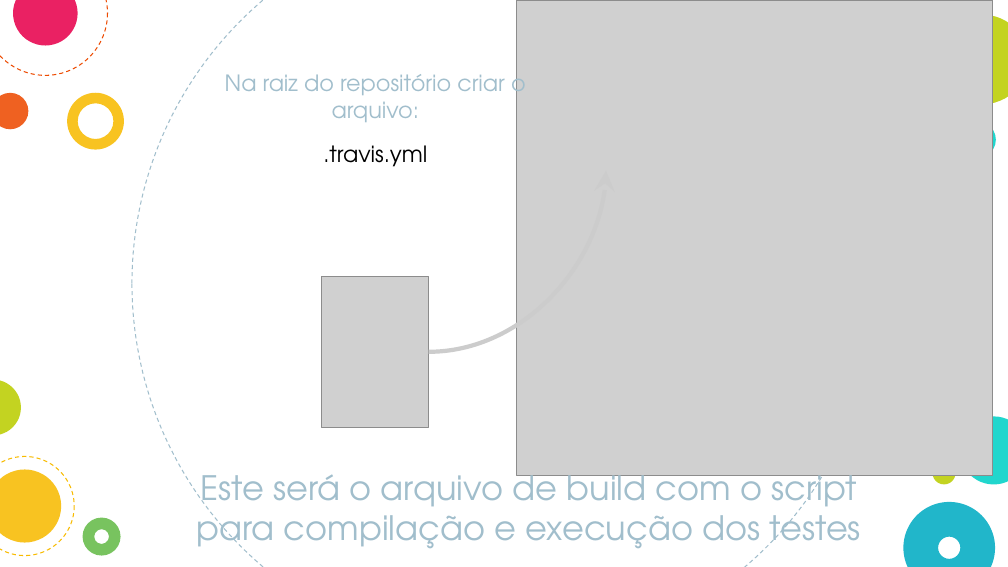
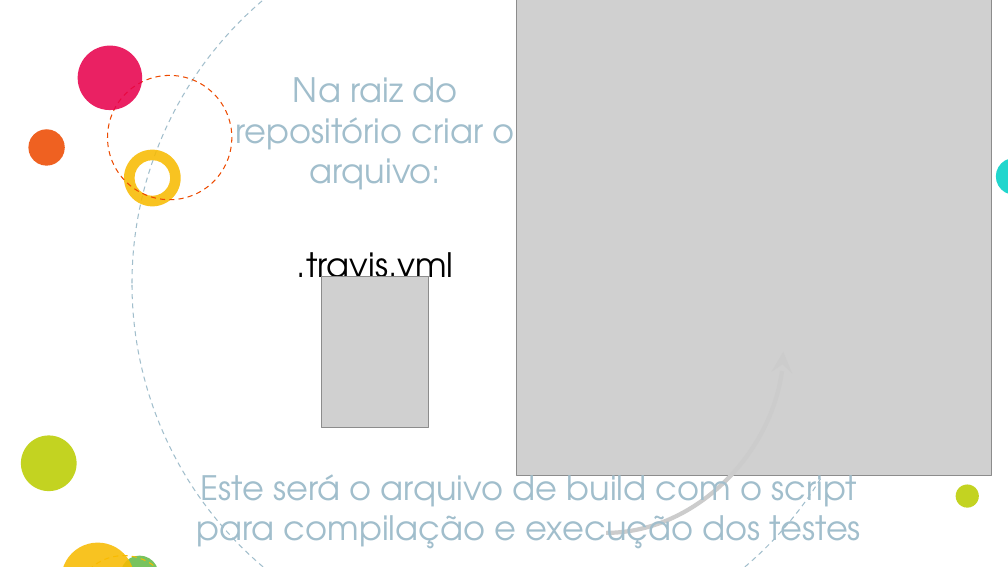
Before and after one commit to fga-eps-mds/A-Disciplina-MDS-EPS, a slide deck: slide 11 of MDS_Material/Continuos Integration/Integração Contínua.pptx. Drawn at 1008x567 pixels with LibreOffice and Linux fonts; fonts in the diff are those of the drawing; grey boxes stand for pictures. Boxes give left, top, right and bottom in pixels: in the first picture for what was removed or moved away, otherwise in the second. Text is boxed around its words. In the diff, an @@ line names an element or a change of style, - is before the commit and + after.

```diff
--- a/MDS_Material/Continuos Integration/Integração Contínua.pptx
+++ b/MDS_Material/Continuos Integration/Integração Contínua.pptx
@@ ellipse removed at <box>0,0,107,75</box> @@
@@ ellipse at <box>132,0,876,567</box>: outline #A1BECC 0.75 pt dashed to #A1BECC 0.74 pt @@
@@ donut removed at <box>938,15,1008,105</box> @@
@@ ellipse: place and size @@
-ellipse at <box>13,0,78,45</box>
+ellipse at <box>78,45,142,110</box>
@@ text "Na raiz do repositório criar ..." at <box>236,77,515,294</box>: size 16 to 24 pt @@
@@ ellipse added at <box>108,76,232,200</box>, outline #ED4A00 0.74 pt @@
@@ ellipse: place and size @@
-ellipse at <box>0,93,28,129</box>
+ellipse at <box>28,129,65,165</box>
@@ donut: place and size @@
-donut at <box>68,93,124,149</box>
+donut at <box>124,149,180,206</box>
@@ ellipse: place and size @@
-ellipse at <box>960,121,996,157</box>
+ellipse at <box>996,158,1008,195</box>
@@ curved arrow moved from (428, 352) - (606, 170) to (606, 533) - (783, 352) @@
@@ ellipse removed at <box>960,416,1008,485</box> @@
@@ ellipse: place and size @@
-ellipse at <box>0,380,20,435</box>
+ellipse at <box>21,435,77,491</box>
@@ ellipse removed at <box>0,457,74,555</box> @@
@@ donut removed at <box>903,502,995,567</box> @@
@@ ellipse: place and size @@
-ellipse at <box>932,462,956,485</box>
+ellipse at <box>956,485,979,508</box>
@@ ellipse: place and size @@
-ellipse at <box>0,470,61,543</box>
+ellipse at <box>61,542,134,567</box>
@@ ellipse added at <box>75,555,173,567</box>, outline #F8BB00 0.74 pt @@
@@ donut: place and size @@
-donut at <box>83,517,121,555</box>
+donut at <box>121,555,159,567</box>
```
Also in this commit, not shown: 16 other slides changed, 1 slide added, 23 other files.
